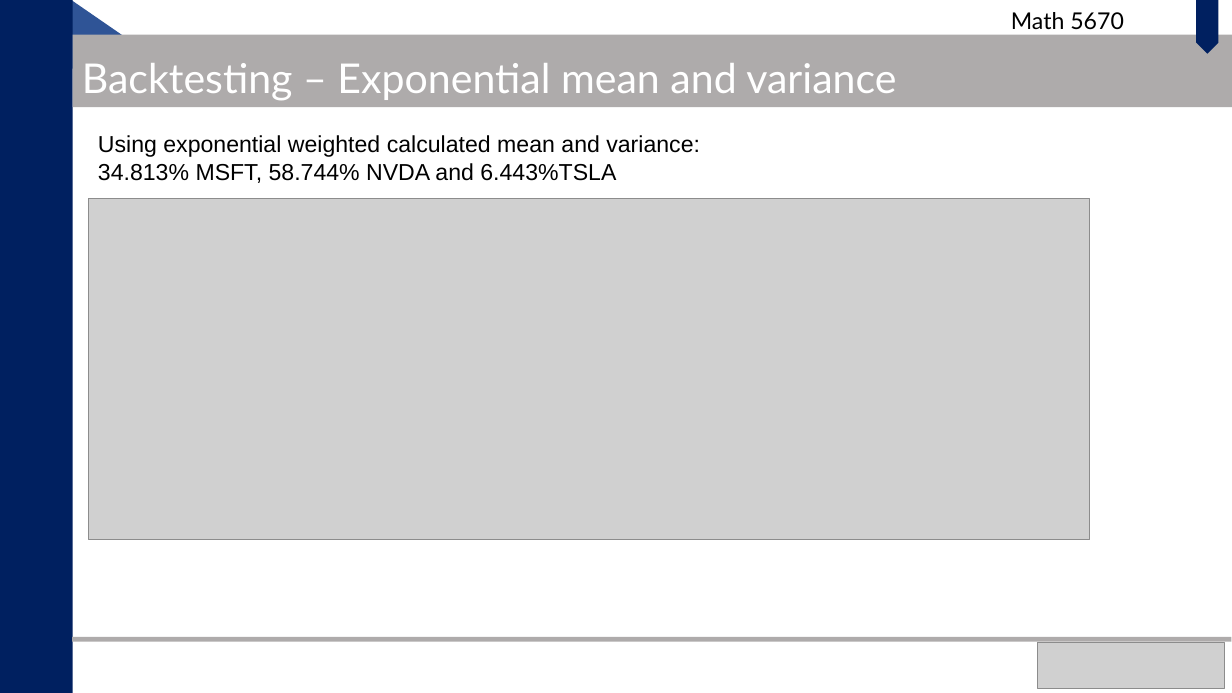
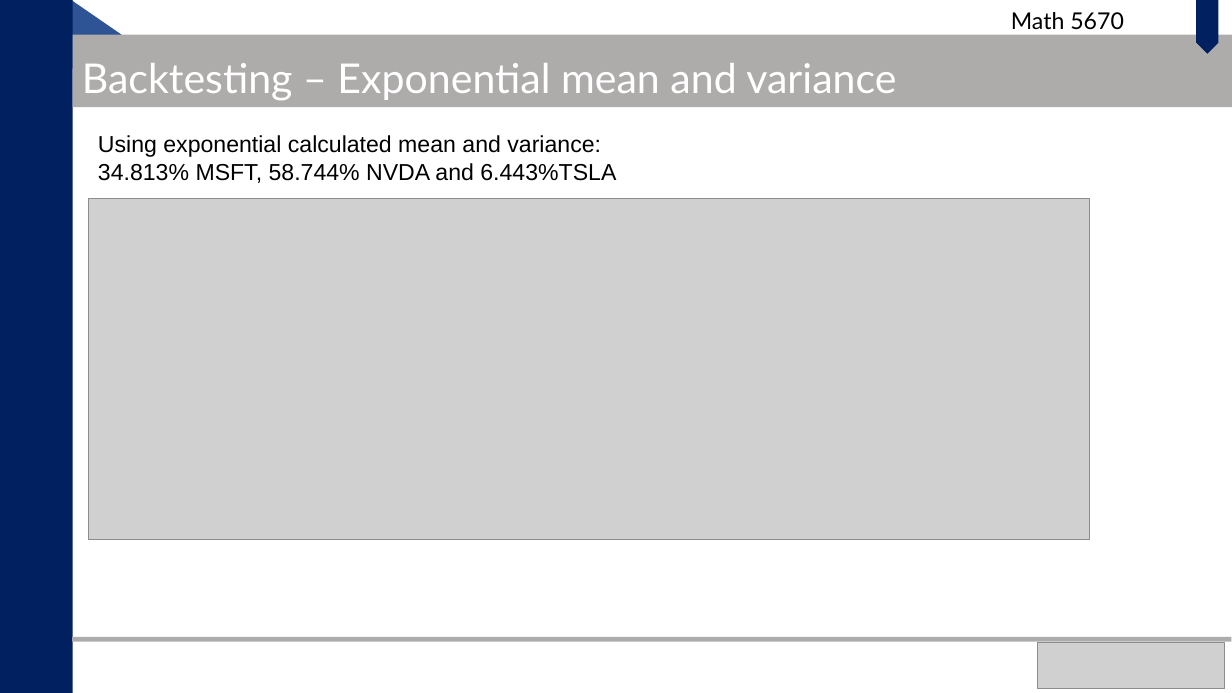
Before and after one commit to yellowzijian/Math5670_Final_Project, a slide deck: slide 19 of Math_5671_Zijian_Lubing.pptx. Drawn at 1232x693 pixels with LibreOffice and Linux fonts; fonts in the diff are those of the drawing; grey boxes stand for pictures. Boxes give left, top, right and bottom in pixels: in the first picture for what was removed or moved away, otherwise in the second. Text is boxed around its words. In the diff, an @@ line names an element or a change of style, - is before the commit and + after.

Commit message:
Typo fixed

```diff
--- a/Math_5671_Zijian_Lubing.pptx
+++ b/Math_5671_Zijian_Lubing.pptx
@@ text at <box>98,135,601,157</box>: text changed @@
-Using exponential weighted calculated mean and variance:
+Using exponential calculated mean and variance:
```
Also in this commit, not shown: 11 other slides changed.
